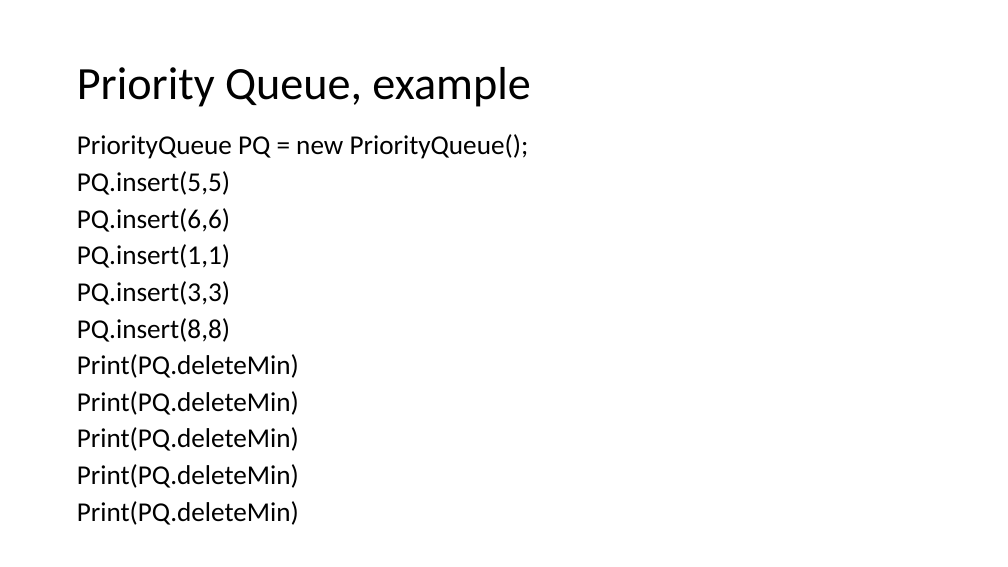
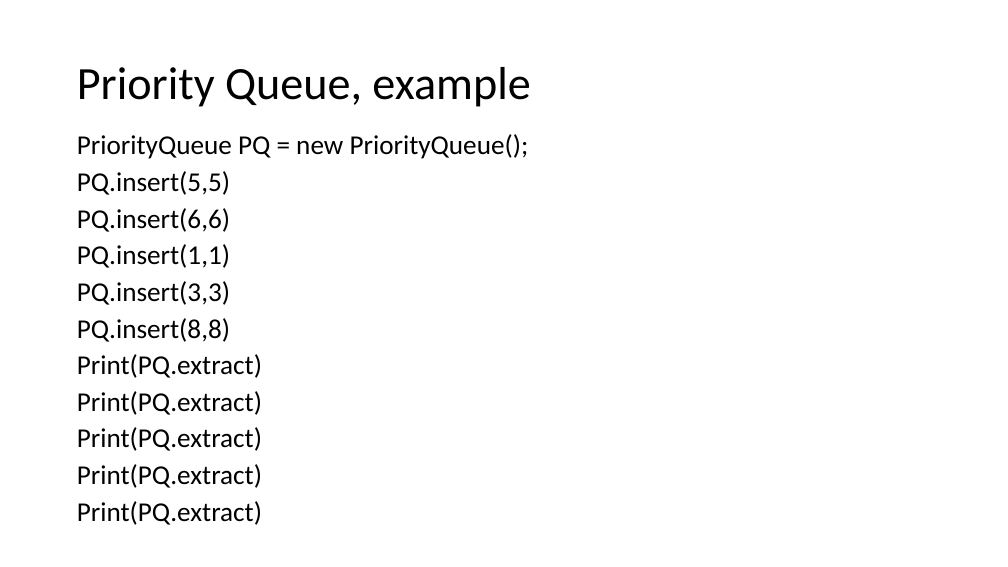
Before and after one commit to natebrunelle/cse332, a slide deck: slide 18 of markdown/files/slides/lecture4_analysis2_pqs.pptx. Drawn at 1008x567 pixels with LibreOffice and Linux fonts; fonts in the diff are those of the drawing. Boxes give left, top, right and bottom in pixels: in the first picture for what was removed or moved away, otherwise in the second. Text is boxed around its words. In the diff, an @@ line names an element or a change of style, - is before the commit and + after.

```diff
--- a/markdown/files/slides/lecture4_analysis2_pqs.pptx
+++ b/markdown/files/slides/lecture4_analysis2_pqs.pptx
@@ text at <box>77,354,262,525</box>: text changed @@
-Print(PQ.deleteMin)
-Print(PQ.deleteMin)
-Print(PQ.deleteMin)
-Print(PQ.deleteMin)
-Print(PQ.deleteMin)
+Print(PQ.extract)
+Print(PQ.extract)
+Print(PQ.extract)
+Print(PQ.extract)
+Print(PQ.extract)
```
Also in this commit, not shown: 1 other slide changed, 6 other files.
